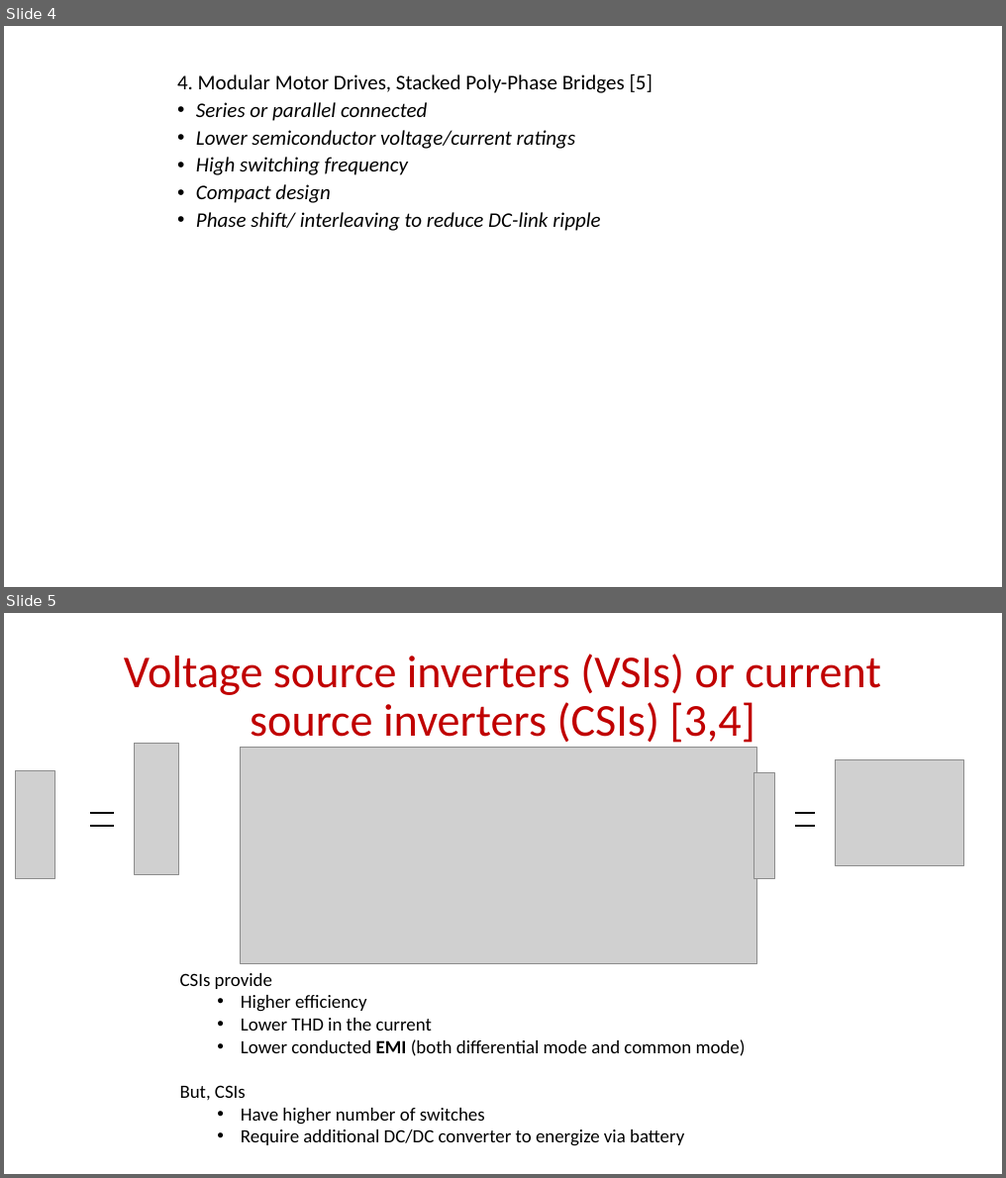
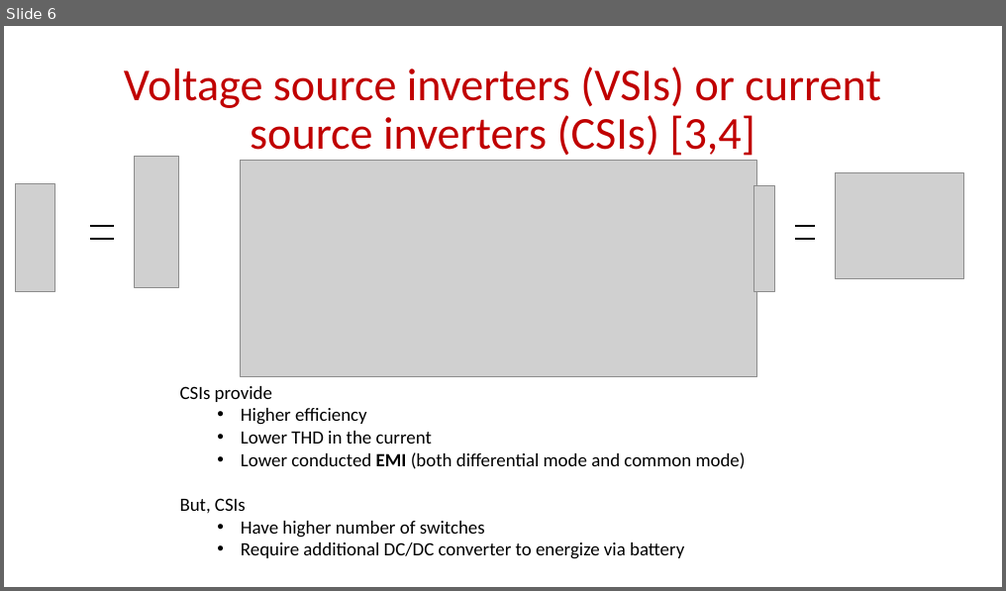
Before and after one commit to EnesAyaz/KTH, a slide deck: Weekly-Reports/InverterDesignConsideration.pptx. Shown one above the other, each under a label of ours: slides 4 and 5 before the commit, slide 6 after it. The pictures are 1006x1178 and 1006x591 pixels, drawn with LibreOffice and Linux fonts; fonts in the diff are those of the drawing; grey boxes stand for pictures. Boxes give left, top, right and bottom in pixels: in the first picture for what was removed or moved away, otherwise in the second. Text is boxed around its words. In the diff, an @@ line names an element or a change of style, - is before the commit and + after.

```diff
--- a/Weekly-Reports/InverterDesignConsideration.pptx
+++ b/Weekly-Reports/InverterDesignConsideration.pptx
@@ slide 4 removed at (x1=4, y1=26, x2=1002, y2=587), background #FFFFFF @@
@@ text removed at (x1=177, y1=74, x2=653, y2=231) @@
-  4. Modular Motor Drives, Stacked Poly-Phase Bridges [5]
-      • Series or parallel connected
-      • Lower semiconductor voltage/current ratings
-      • High switching frequency
-      • Compact design
-      • Phase shift/ interleaving to reduce DC-link ripple
@@ what was slide 5 is now slide 6 @@
```
Also in this commit, not shown: 5 slides changed, 13 slides added, 1 other slide removed, 2 other files.
